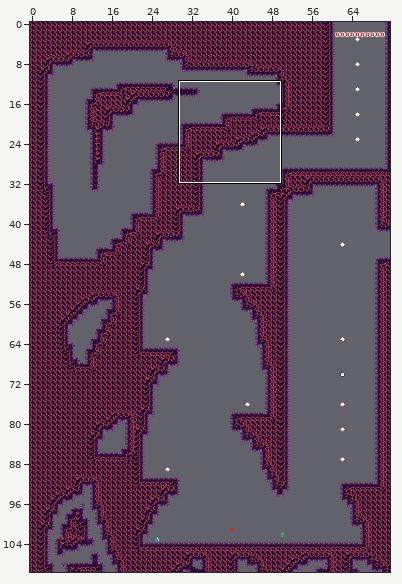
Two states of a Tiled map, mapping_tools/tilemaps/fire1a.tmx. Above, an overview of the earlier version with the close-up marked.
Close-up. The starting point:
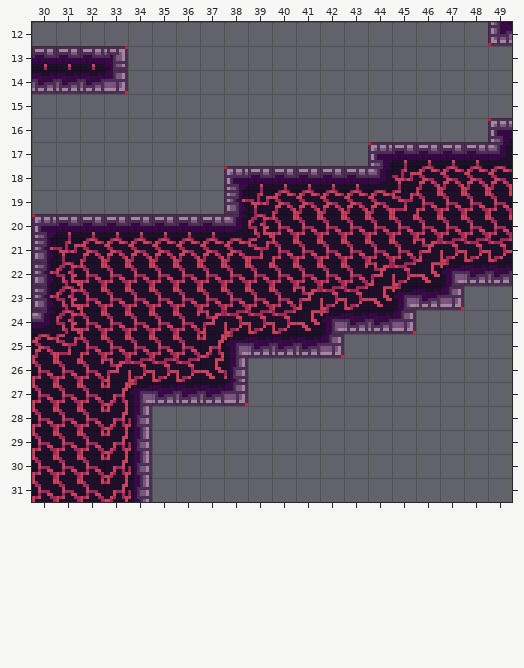
Cells are 8x8 px. Shown: x 30..49, y 12..31. The commit also changed other parts of the map, which this record leaves out.
New version:
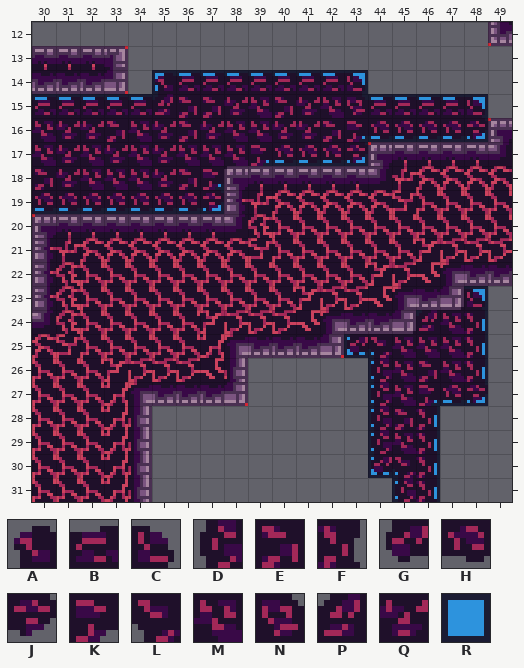
Key: from "fire_bg_decal": A 0, B 1, C 2, D 13, E 14, F 15, G 26, H 27, J 28, K 39, L 40, M 41, N 52, P 53, Q 54; from "tools": R 20.
_ is an empty cell, . an unchanged one.
Tiles of an added or newly shown layer are drawn over the layers below it.
Diff:
--- layer "bg_draft" (added)
@@ x 30..48 @@
-14 ....._________.....
-15 ______.......______
-16 .............______
-17 ........._____.....
-18 ......._...........
-19 ________...........
+14 .....RRRRRRRRR.....
+15 RRRRRR.......RRRRRR
+16 .............RRRRRR
+17 .........RRRRR.....
+18 .......R...........
+19 RRRRRRRR...........
@@ x 43..48 @@
-23 ....._
-24 ..._._
-25 __..._
-26 ._..._
-27 ._.___
-28 ._._..
-29 ._._..
-30 .___..
-31 ..__..
+23 .....R
+24 ...R.R
+25 RR...R
+26 .R...R
+27 .R.RRR
+28 .R.R..
+29 .R.R..
+30 .RRR..
+31 ..RR..
--- layer "bg"
@@ x 30..48 @@
-14 ....._________.....
-15 ___________________
-16 ___________________
-17 ______________.....
-18 _________..........
-19 ________...........
+14 .....ABBBBBBBC.....
+15 BBBBBPEEQMEQMNBBBBC
+16 MQQEMQEQMMQQEKHHHHJ
+17 MQMQMQMMMKHHHJ.....
+18 EQMMMQEKH..........
+19 HHHHHHHJ...........
@@ x 43..48 @@
-23 ....__
-24 ..____
-25 ______
-26 ._____
-27 ._____
-28 .___..
-29 .___..
-30 .___..
-31 ..__..
+23 ....BC
+24 ..BPMF
+25 GLMMMF
+26 .DMEMF
+27 .DMKHJ
+28 .DEF..
+29 .DMF..
+30 .GLF..
+31 ..DF..
Boxes around the changes in both close-ups, in picture pixels (x1, y1, x2, y2):
added: (32, 70, 488, 214)
added: (344, 286, 488, 502)
